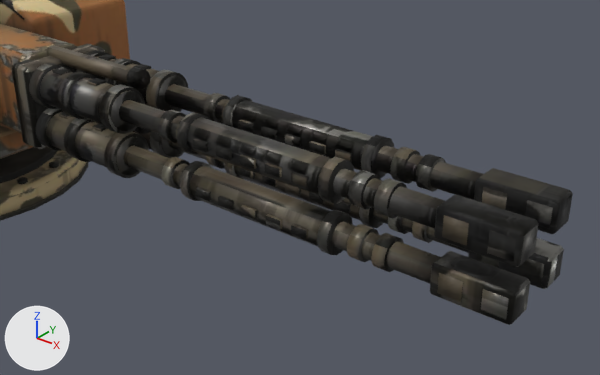
The glTF model game/models/turrets/turret_kit_quad.glb: old version first, new version second.
Both versions are drawn from a 50 mm lens placed at (2.559, -1.303, 1.207), pointed at (1.699, -0.228, 0.541). Lighting does not change. The marker at lower left points along +X, +Y and +Z. The picture after the commit comes second. Where no turn or scale is listed for an object, it has been applied to the vertices. Vertices at exactly the same position are counted once.

In view in the first picture: 'guns', 'turret_twin_quad'.
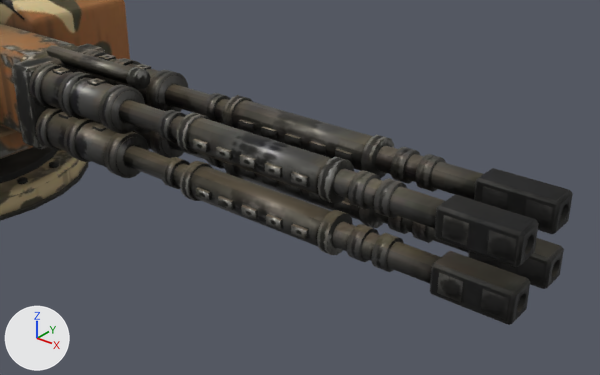
The change, as a list of edits to the scene's bpy script:
```text
Change me_cube_012:
    used by ob_guns; location = (0.3, 0.0, 0.43)
    remove me_cube_012.from_pydata(...)  # 2464 vertices, 4456 faces; spans x -0.13..1.79, y -0.13..0.13, z -0.12..0.14
    add me_cube_012.from_pydata(...)  # 2592 vertices, 4712 faces; spans x -0.13..1.79, y -0.13..0.13, z -0.12..0.14
    me_cube_012 part 1
    8 faces are deleted
    96 vertices are added at x 1.75..1.79, y -0.09..0.09, z -0.08..0.08
    8 new vertices lie (-0.04, 0.0, 0.0) away from vertices in x 1.79, y -0.06..0.09, z -0.07..0.05
    18 new vertices lie (0.04, 0.0, 0.0) away from vertices in x 1.75, y -0.09..0.09, z -0.08..0.07
    6 new vertices lie (0.04, 0.0, 0.0) away from vertices in x 1.75, y -0.08..0.08, z -0.08..0.08
    264 new faces join them
    me_cube_012 part 2: 3647 kept faces spanning x 0.35..1.79, y -0.13..0.13, z -0.12..0.14 get new texture (UV) coordinates
```

Where the change shows, as pixel boxes (x1, y1, x2, y2) in the pictures (600 x 375 px):
part 1 of me_cube_012, cut back
    both: (513, 194, 573, 322)
part 2 of me_cube_012, surface changed
    both: (12, 47, 564, 321)
